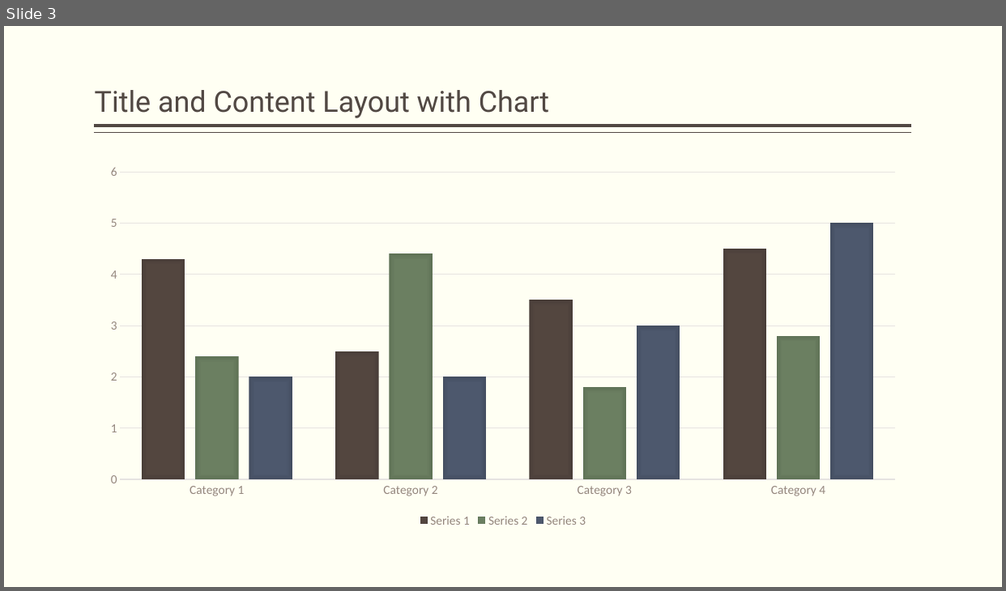
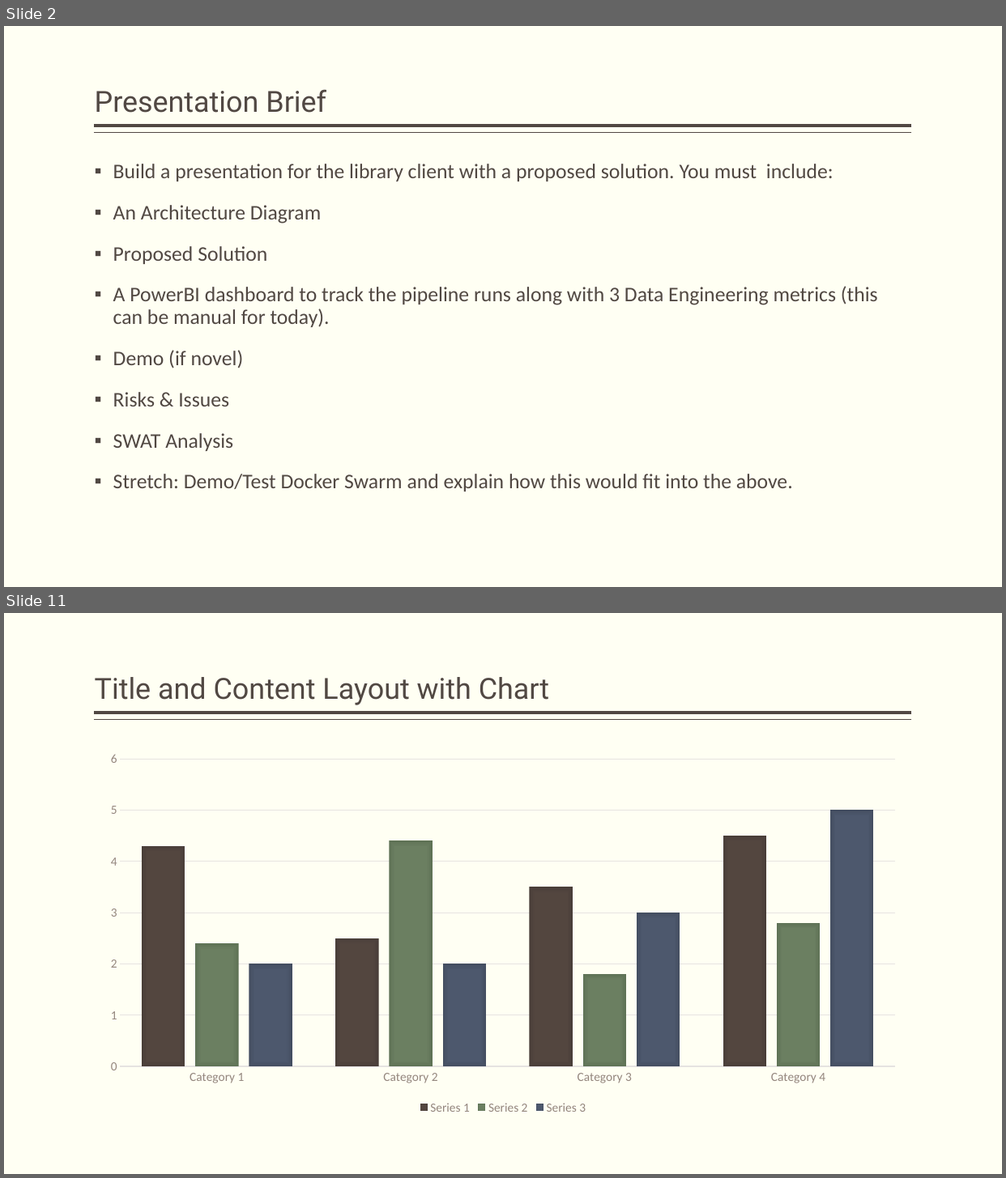
Before and after one commit to as-az01/QA-ProductDevDM05, a slide deck: LibrarySystemValidation.pptx. Shown one above the other, each under a label of ours: slide 3 before the commit, slides 2 and 11 after it; the slides between them are not shown. The pictures are 1006x591 and 1006x1178 pixels, drawn with LibreOffice and Linux fonts; fonts in the diff are those of the drawing. Boxes give left, top, right and bottom in pixels: in the first picture for what was removed or moved away, otherwise in the second. Text is boxed around its words. In the diff, an @@ line names an element or a change of style, - is before the commit and + after.

```diff
--- a/LibrarySystemValidation.pptx
+++ b/LibrarySystemValidation.pptx
@@ slide 2 added at bbox=[4, 26, 1002, 587], background #FFFFF3; not listed: 2 template elements that a slide beside it also shows @@
@@ title added at bbox=[95, 89, 326, 113], 28 pt, text #514843 @@
+Presentation Brief
@@ text added at bbox=[113, 164, 878, 492], 20 pt, text #514843 @@
+▪ Build a presentation for the library client with a proposed solution. You must include:
+▪ An Architecture Diagram
+▪ Proposed Solution
+▪ A PowerBI dashboard to track the pipeline runs along with 3 Data Engineering metrics (this can be manual for today).
+▪ Demo (if novel)
+▪ Risks & Issues
+▪ SWAT Analysis
+▪ Stretch: Demo/Test Docker Swarm and explain how this would fit into the above.
@@ what was slide 3 is now slide 11 @@
```
Also in this commit, not shown: 2 slides changed, 8 other slides added, 8 slides removed, 2 other files.
